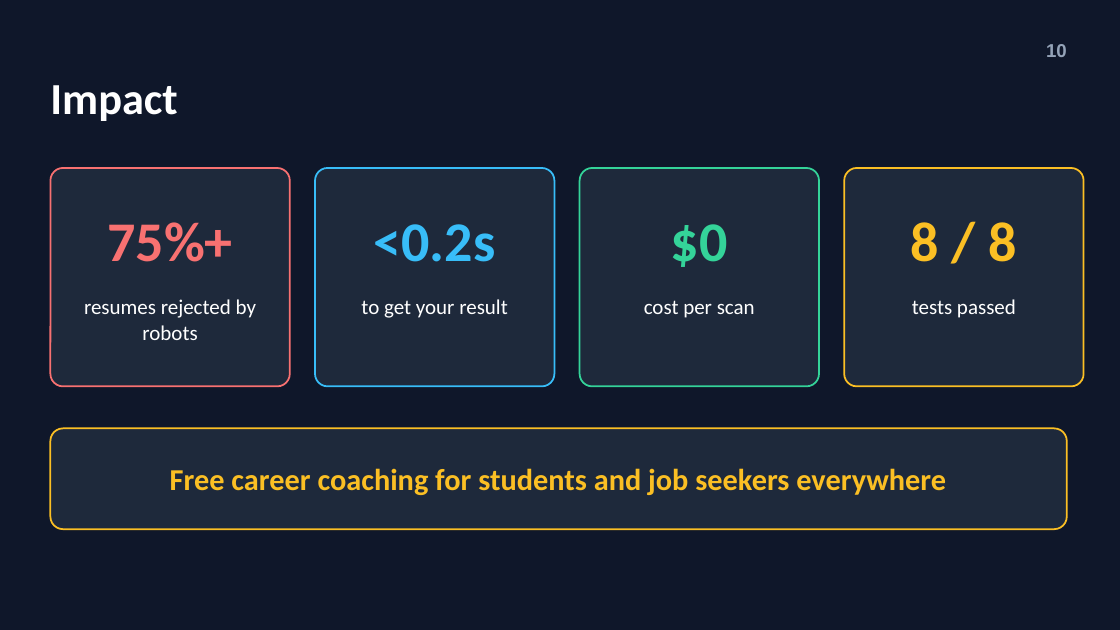
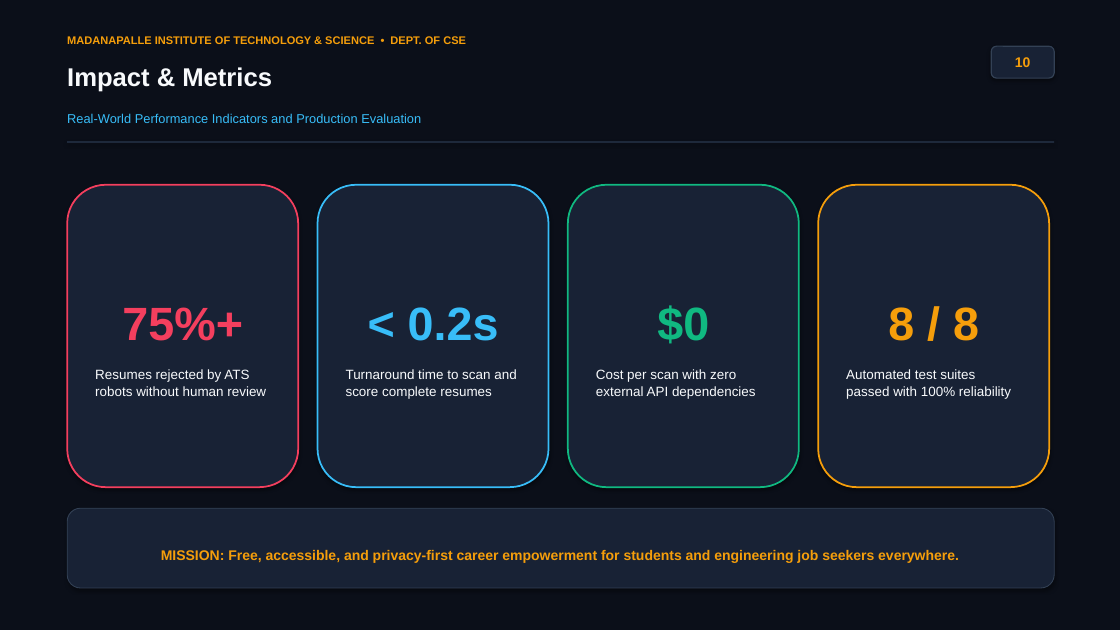
Before and after one commit to sulthan-shaik77/Sparkcv, a slide deck: slide 10 of SparkCV_Project_Presentation.pptx. Drawn at 1120x630 pixels with LibreOffice and Linux fonts; fonts in the diff are those of the drawing. Boxes give left, top, right and bottom in pixels: in the first picture for what was removed or moved away, otherwise in the second. Text is boxed around its words. In the diff, an @@ line names an element or a change of style, - is before the commit and + after.

```diff
--- a/SparkCV_Project_Presentation.pptx
+++ b/SparkCV_Project_Presentation.pptx
@@ background #0F172A to #0B0F19 @@
@@ text added at [67, 36, 466, 44], 9.5 pt, text #F59E0B, bold @@
+MADANAPALLE INSTITUTE OF TECHNOLOGY & SCIENCE • DEPT. OF CSE
@@ rounded rectangle "10": place and size @@
-rounded rectangle "10" at [1046, 44, 1067, 57]
+rounded rectangle "10" at [991, 46, 1054, 78]
@@ rounded rectangle "10" at [991, 46, 1054, 78]: size 16 to 12 pt, text colour #94A3B8 to #F59E0B; alignment right to centre; fill none to #182235; outline none to #334155 1 pt; shadow on @@
@@ text at [67, 67, 272, 92]: text changed; size 38 to 22 pt; font Calibri to Arial; text colour #FFFFFF to #F8FAFC @@
-Impact
+Impact & Metrics
@@ text "Impact & Metrics" at [67, 67, 272, 92]: vertical alignment middle to top @@
@@ text added at [67, 113, 421, 123], 11 pt, text #38BDF8 @@
+Real-World Performance Indicators and Production Evaluation
@@ rectangle added at [67, 141, 1054, 143], fill #1E293B @@
@@ rounded rectangle removed at [50, 168, 290, 386] @@
@@ rounded rectangle removed at [315, 168, 555, 386] @@
@@ rounded rectangle removed at [580, 168, 819, 386] @@
@@ rounded rectangle removed at [844, 168, 1084, 386] @@
@@ rounded rectangle added at [67, 185, 298, 487], fill #182235, outline #F43F5E 1.5 pt, 11.5 pt, text #F8FAFC @@
+75%+
+Resumes rejected by ATS robots without human review
@@ rounded rectangle added at [318, 185, 549, 487], fill #182235, outline #38BDF8 1.5 pt, 11.5 pt, text #F8FAFC @@
+< 0.2s
+Turnaround time to scan and score complete resumes
@@ rounded rectangle added at [568, 185, 799, 487], fill #182235, outline #10B981 1.5 pt, 11.5 pt, text #F8FAFC @@
+$0
+Cost per scan with zero external API dependencies
@@ rounded rectangle added at [818, 185, 1049, 487], fill #182235, outline #F59E0B 1.5 pt, 11.5 pt, text #F8FAFC @@
+8 / 8
+Automated test suites passed with 100% reliability
@@ text removed at [107, 222, 232, 262] @@
-75%+
@@ text removed at [374, 224, 496, 262] @@
-<0.2s
@@ text removed at [671, 224, 728, 267] @@
-$0
@@ text removed at [911, 222, 1017, 262] @@
-8 / 8
@@ text removed at [84, 299, 256, 340] @@
-resumes rejected by robots
@@ text removed at [361, 299, 508, 318] @@
-to get your result
@@ text removed at [912, 299, 1016, 318] @@
-tests passed
@@ text removed at [644, 300, 755, 318] @@
-cost per scan
@@ rounded rectangle removed at [50, 429, 1067, 529] @@
@@ rounded rectangle "MISSION: Free, accessible, and privacy-first ...": place and size @@
-rounded rectangle "MISSION: Free, accessible, and privacy-first ..." at [170, 468, 946, 495]
+rounded rectangle "MISSION: Free, accessible, and privacy-first ..." at [67, 508, 1054, 588]
@@ rounded rectangle "MISSION: Free, accessible, and privacy-first ..." at [67, 508, 1054, 588]: fill none to #182235; outline none to #334155 0.75 pt; shadow on @@
@@ text in rounded rectangle at [161, 550, 959, 563]: text changed; size 26 to 12 pt; font Calibri to Arial; text colour #FBBF24 to #F59E0B @@
-Free career coaching for students and job seekers everywhere
+MISSION: Free, accessible, and privacy-first career empowerment for students and engineering job seekers everywhere.
```
Also in this commit, not shown: 4 other slides changed, 6 slides added, 6 slides removed, 3 other files.
